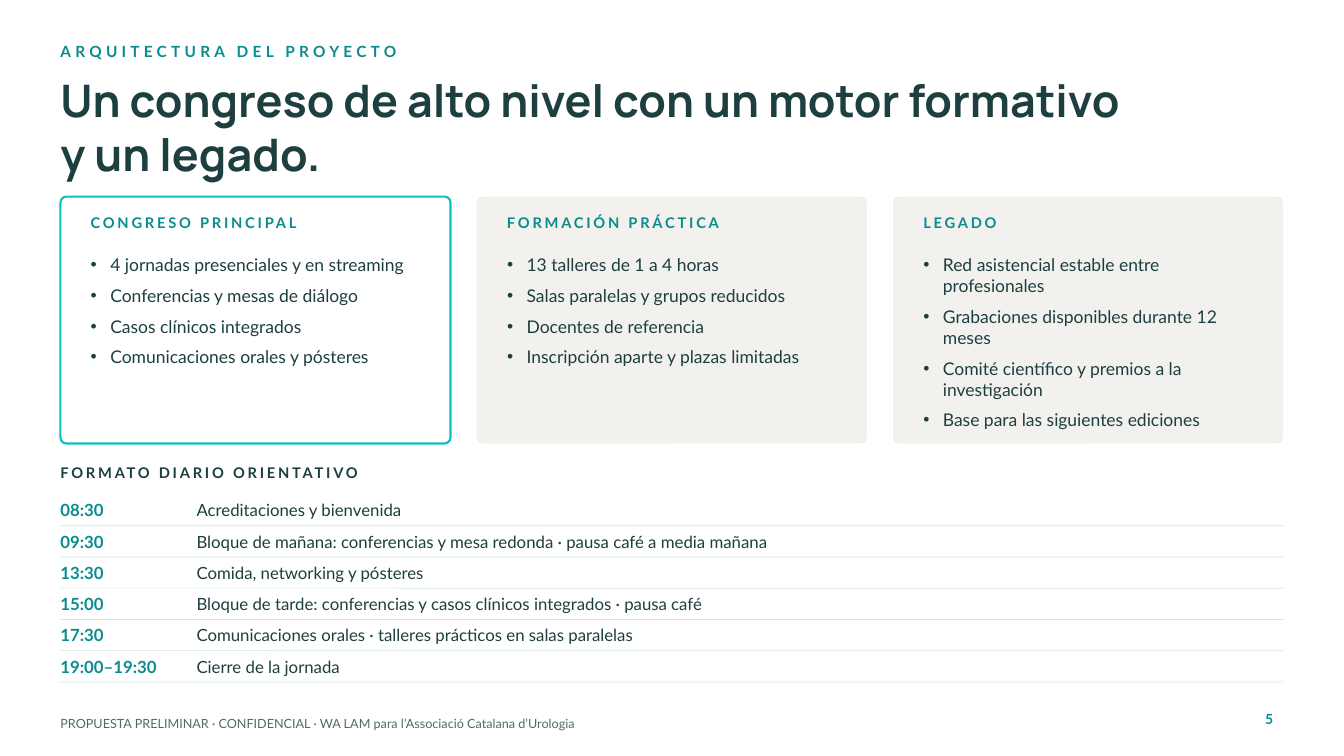
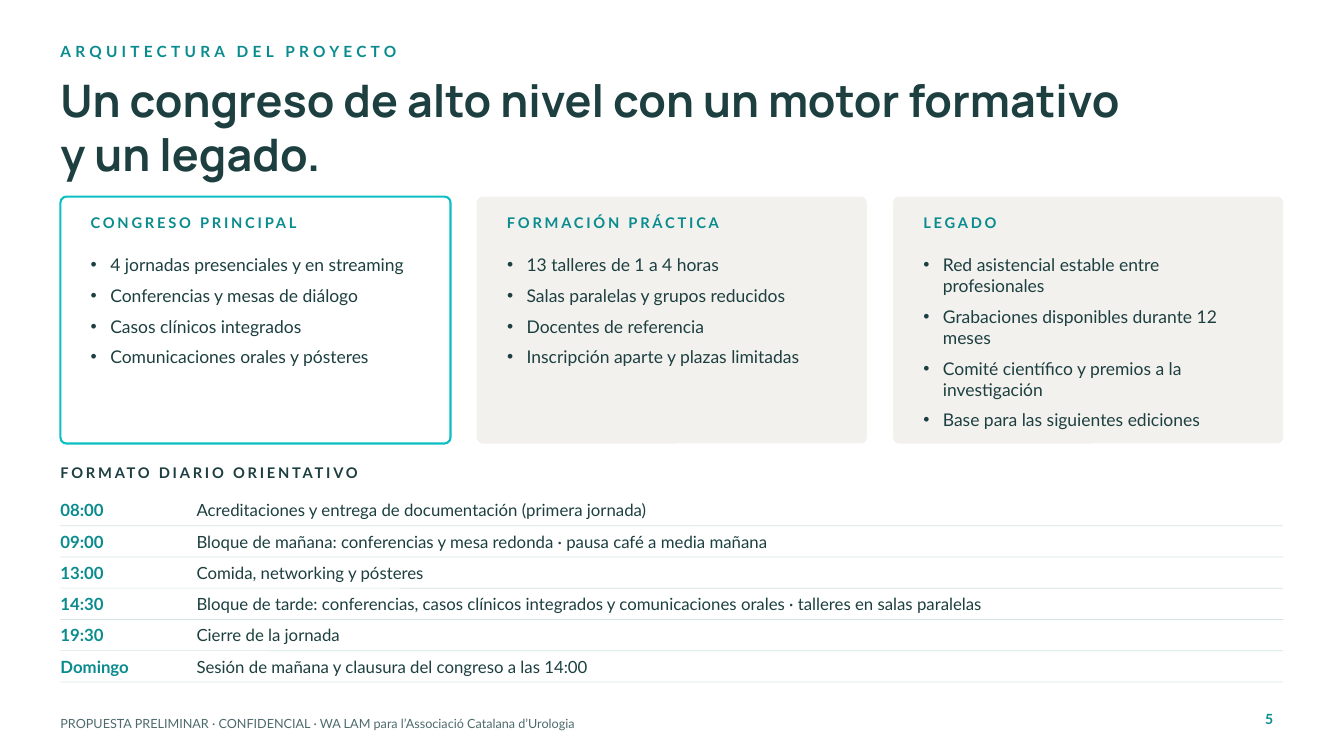
Before and after one commit to walam-bcn/formacion-olivier-bazin, a slide deck: slide 5 of Propuesta_Congreso_Salud_Pelvica_Urogenital_WALAM.pptx. Drawn at 1344x756 pixels with LibreOffice and Linux fonts; fonts in the diff are those of the drawing; background and template pictures are left out. Boxes give left, top, right and bottom in pixels: in the first picture for what was removed or moved away, otherwise in the second. Text is boxed around its words. In the diff, an @@ line names an element or a change of style, - is before the commit and + after.

```diff
--- a/Propuesta_Congreso_Salud_Pelvica_Urogenital_WALAM.pptx
+++ b/Propuesta_Congreso_Salud_Pelvica_Urogenital_WALAM.pptx
@@ text at [60,503,103,516]: text changed @@
-08:30
+08:00
@@ text at [197,503,646,519]: text changed @@
-Acreditaciones y bienvenida
+Acreditaciones y entrega de documentación (primera jornada)
@@ text at [60,535,103,548]: text changed @@
-09:30
+09:00
@@ text at [60,566,103,579]: text changed @@
-13:30
+13:00
@@ text at [60,597,103,610]: text changed @@
-15:00
+14:30
@@ text at [197,597,981,613]: text changed @@
-Bloque de tarde: conferencias y casos clínicos integrados · pausa café
+Bloque de tarde: conferencias, casos clínicos integrados y comunicaciones orales · talleres en salas paralelas
@@ text at [60,628,103,641]: text changed @@
-17:30
+19:30
@@ text "Cierre de la jornada": place and size @@
-text "Cierre de la jornada" at [197,660,340,676]
+text "Cierre de la jornada" at [197,628,340,644]
@@ text removed at [197,628,632,644] @@
-Comunicaciones orales · talleres prácticos en salas paralelas
@@ text at [60,660,128,676]: text changed @@
-19:00–19:30
+Domingo
@@ text added at [197,660,587,676], 12 pt, text #1D3F40 @@
+Sesión de mañana y clausura del congreso a las 14:00
```
Also in this commit, not shown: 2 other slides changed, 1 other file.
